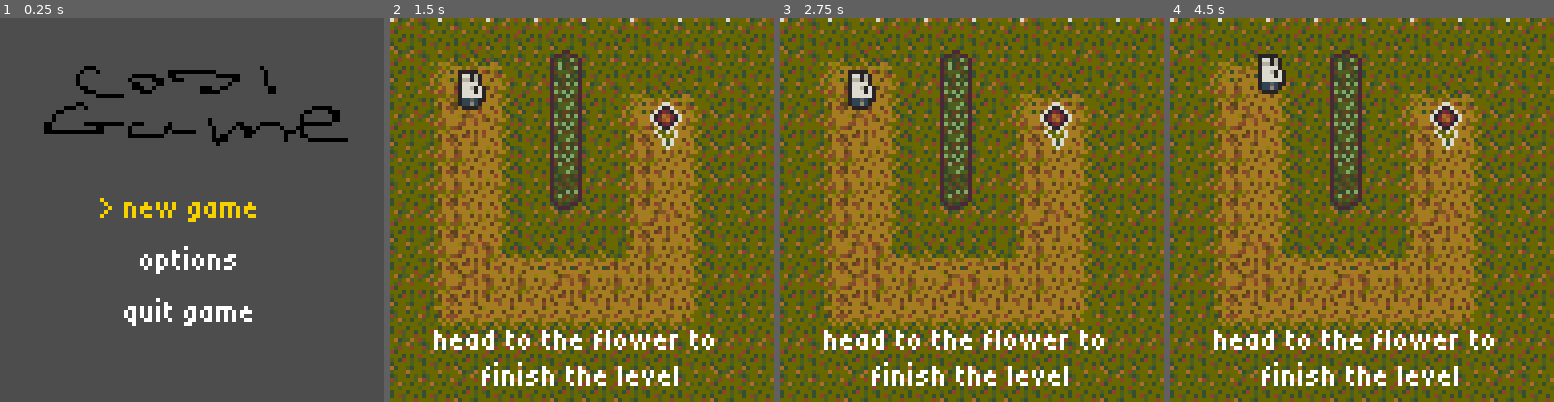
Above: before the commit, frames 1-4 (left to right).
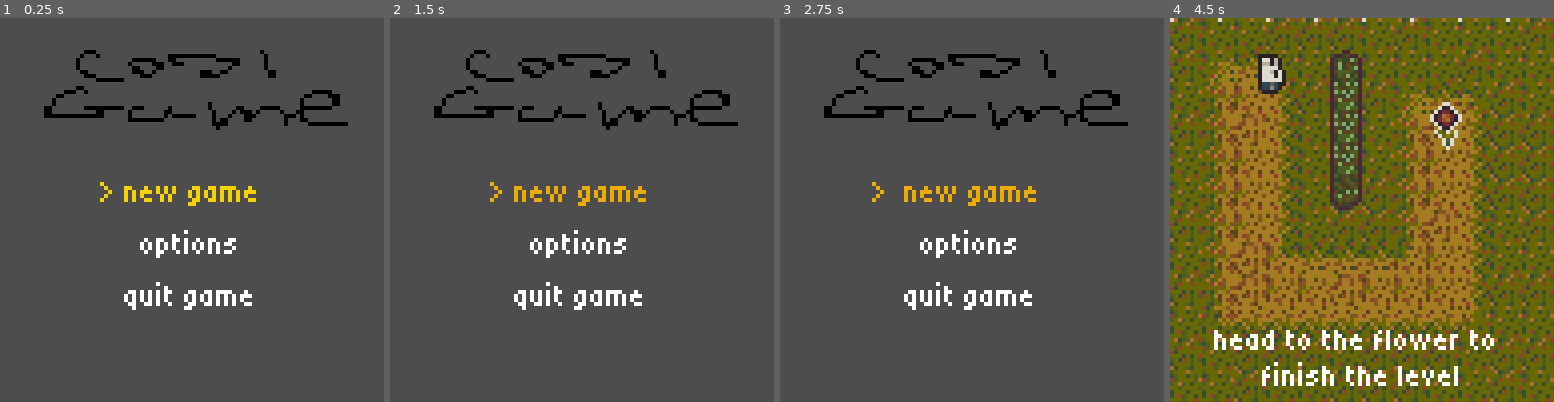
Above: after the commit, the same moments.

Repository: Someone68/cozyfall
Game: Godot game, scene res://scenes/main_menu.tscn
The game is run twice, just before and just after one commit, with the same random seed, the same clock (stepped at 60 frames per second) and the same inputs.
Inputs (mouse positions are in pixels of both pictures, inside the frame that each line leads up to):
- Up to frame 1 (0.25 s): no input
- Up to frame 2 (1.5 s): click "options" at 0.5 s; click "> new game" at 1.25 s
- Up to frame 3 (2.75 s): click (972, 190) at 2 s, where only the run after the commit has a clickable "> new game"
- Up to frame 4 (4.5 s): click (1362, 190) at 2.75 s, where only the run after the commit has a clickable "> new game"; click (1362, 190) at 3.5 s, where only the run after the commit has a clickable "> new game"; tap Enter (ui_accept) at 4.25 s; hold Right (ui_right) from 4.28 s (still down); hold Z (tunnel) from 4.28 s (still down)

The runs differ from the first frame. In frame 1, 8.1% of the frame differs, in the area x 11-91%, y 8-81%; in frame 2, 100%, in the area x 0-100%, y 0-100%; in frame 3, 100%; in frame 4, nothing differs.

Commit message:
add warning screen when new game

Diff:
--- a/scenes/levels/level2.tscn
+++ b/scenes/levels/level2.tscn
@@ -43,6 +43,6 @@
 offset_bottom = 99.0
 theme = ExtResource("5_d5djh")
 theme_override_constants/line_spacing = 0
-text = "click the button to
+text = "step on the button to
 open the door"
 horizontal_alignment = 1
--- a/scenes/levels/level3.tscn
+++ b/scenes/levels/level3.tscn
@@ -23,10 +23,10 @@
 horizontal_alignment = 1
 
 [node name="Label2" type="Label" parent="Floor" index="1" unique_id=278540677]
-offset_left = 33.0
-offset_top = 77.0
-offset_right = 96.0
-offset_bottom = 100.0
+offset_left = 34.0
+offset_top = 76.0
+offset_right = 97.0
+offset_bottom = 99.0
 theme = ExtResource("2_f5jb5")
 theme_override_constants/line_spacing = 0
 text = "if you're too cold,
--- a/scenes/main_menu.tscn
+++ b/scenes/main_menu.tscn
@@ -3,9 +3,19 @@
 [ext_resource type="Theme" uid="uid://cdv0csb0dp43j" path="res://themes/menu_theme.tres" id="1_wu84c"]
 [ext_resource type="Texture2D" uid="uid://c6ce7gf36vi3j" path="res://sprites/title_placeholder.png" id="2_bqqt6"]
 [ext_resource type="Script" uid="uid://dofm4sk6amm4w" path="res://scripts/main_menu.gd" id="2_wu84c"]
+[ext_resource type="PackedScene" uid="uid://benrrbluvikv8" path="res://scenes/warn.tscn" id="3_8ln24"]
 [ext_resource type="PackedScene" uid="uid://b3ywq4cn53b52" path="res://scenes/select_menu.tscn" id="4_wu84c"]
 
-[node name="MainMenu" type="MarginContainer" unique_id=1471543239]
+[node name="Control" type="Control" unique_id=1926708940]
+layout_mode = 3
+anchors_preset = 0
+offset_right = 96.0
+offset_bottom = 96.0
+script = ExtResource("2_wu84c")
+WARN_SCREEN = ExtResource("3_8ln24")
+
+[node name="MainMenu" type="MarginContainer" parent="." unique_id=1471543239]
+layout_mode = 1
 anchors_preset = 15
 anchor_right = 1.0
 anchor_bottom = 1.0
@@ -13,48 +23,47 @@
 grow_vertical = 2
 theme = ExtResource("1_wu84c")
 theme_override_constants/margin_left = 15
-theme_override_constants/margin_top = 10
+theme_override_constants/margin_top = 6
 theme_override_constants/margin_right = 15
 theme_override_constants/margin_bottom = 8
-script = ExtResource("2_wu84c")
 
-[node name="VBoxContainer" type="VBoxContainer" parent="." unique_id=908047947]
+[node name="VBoxContainer" type="VBoxContainer" parent="MainMenu" unique_id=908047947]
 layout_mode = 2
 theme_override_constants/separation = 9
 
-[node name="TextureRect" type="TextureRect" parent="VBoxContainer" unique_id=463689465]
+[node name="TextureRect" type="TextureRect" parent="MainMenu/VBoxContainer" unique_id=463689465]
 layout_mode = 2
 texture = ExtResource("2_bqqt6")
 
-[node name="MarginContainer" type="MarginContainer" parent="VBoxContainer" unique_id=1859941748]
+[node name="MarginContainer" type="MarginContainer" parent="MainMenu/VBoxContainer" unique_id=1859941748]
 layout_mode = 2
 theme_override_constants/margin_left = 14
 theme_override_constants/margin_right = 14
 
-[node name="SelectMenu" parent="VBoxContainer/MarginContainer" unique_id=647501129 instance=ExtResource("4_wu84c")]
+[node name="SelectMenu" parent="MainMenu/VBoxContainer/MarginContainer" unique_id=647501129 instance=ExtResource("4_wu84c")]
 layout_mode = 2
 
-[node name="Continue" type="Button" parent="VBoxContainer/MarginContainer/SelectMenu" unique_id=615869429]
+[node name="Continue" type="Button" parent="MainMenu/VBoxContainer/MarginContainer/SelectMenu" unique_id=615869429]
 layout_mode = 2
 text = "continue"
 flat = true
 
-[node name="NewGame" type="Button" parent="VBoxContainer/MarginContainer/SelectMenu" unique_id=1531426439]
+[node name="NewGame" type="Button" parent="MainMenu/VBoxContainer/MarginContainer/SelectMenu" unique_id=1531426439]
 layout_mode = 2
 text = "new game"
 flat = true
 
-[node name="Options" type="Button" parent="VBoxContainer/MarginContainer/SelectMenu" unique_id=578380013]
+[node name="Options" type="Button" parent="MainMenu/VBoxContainer/MarginContainer/SelectMenu" unique_id=578380013]
 layout_mode = 2
 text = "options"
 flat = true
 
-[node name="Quit" type="Button" parent="VBoxContainer/MarginContainer/SelectMenu" unique_id=1581533968]
+[node name="Quit" type="Button" parent="MainMenu/VBoxContainer/MarginContainer/SelectMenu" unique_id=1581533968]
 layout_mode = 2
 text = "quit game"
 flat = true
 
-[connection signal="item_selected" from="VBoxContainer/MarginContainer/SelectMenu" to="." method="_on_select_menu_item_selected"]
-[connection signal="pressed" from="VBoxContainer/MarginContainer/SelectMenu/Continue" to="." method="_on_continue_pressed"]
-[connection signal="pressed" from="VBoxContainer/MarginContainer/SelectMenu/NewGame" to="." method="_on_start_pressed"]
-[connection signal="pressed" from="VBoxContainer/MarginContainer/SelectMenu/Quit" to="." method="_on_quit_pressed"]
+[connection signal="item_selected" from="MainMenu/VBoxContainer/MarginContainer/SelectMenu" to="." method="_on_select_menu_item_selected"]
+[connection signal="pressed" from="MainMenu/VBoxContainer/MarginContainer/SelectMenu/Continue" to="MainMenu" method="_on_continue_pressed"]
+[connection signal="pressed" from="MainMenu/VBoxContainer/MarginContainer/SelectMenu/NewGame" to="MainMenu" method="_on_start_pressed"]
+[connection signal="pressed" from="MainMenu/VBoxContainer/MarginContainer/SelectMenu/Quit" to="MainMenu" method="_on_quit_pressed"]
--- a/scripts/main_menu.gd
+++ b/scripts/main_menu.gd
@@ -1,9 +1,19 @@
-extends MarginContainer
+extends Control
+
+@export var WARN_SCREEN: PackedScene
 
 func _ready() -> void:
-	if (Settings.level == 1):
-		$VBoxContainer/MarginContainer/SelectMenu/Continue.visible = false
-		$VBoxContainer/MarginContainer/SelectMenu.refresh()
+	if Settings.level == 1:
+		$MainMenu/VBoxContainer/MarginContainer/SelectMenu/Continue.visible = false
+		$MainMenu/VBoxContainer/MarginContainer/SelectMenu.refresh()
+
+func show_warning(action: String) -> void:
+	#process_mode = Node.PROCESS_MODE_PAUSABLE
+	var loaded_warn_screen = WARN_SCREEN.instantiate()
+	loaded_warn_screen.warning_action = action
+	loaded_warn_screen.warning_text = """You will lose all
+	your progress!"""
+	add_child(loaded_warn_screen)
 
 func _on_select_menu_item_selected(_index: int, item: Control) -> void:
 	match item.name:
@@ -14,16 +24,16 @@
 		"Quit":
 			_on_quit_pressed()
 
-
 func _on_start_pressed() -> void:
-	Settings.level = 1
-	Settings.save()
-	Gamemgr.load_current_level()
-
+	if Settings.level == 1:
+		Settings.level = 1
+		Settings.save()
+		Gamemgr.load_current_level()
+	else:
+		show_warning("newgame")
 
 func _on_quit_pressed() -> void:
 	get_tree().quit()
 
-
 func _on_continue_pressed() -> void:
 	Gamemgr.load_current_level()
--- a/scripts/warn.gd
+++ b/scripts/warn.gd
@@ -1,6 +1,11 @@
 extends Control
 
 var warning_action: String
+var warning_text := """You will lose your
+progress for this level!"""
+
+func _ready() -> void:
+	$MarginContainer/MarginContainer/VBoxContainer/VBoxContainer/WarningInfo.text = warning_text
 
 func _on_select_menu_item_selected(index: int, item: Control) -> void:
 	match item.name:
@@ -17,6 +22,10 @@
 			get_tree().reload_current_scene()
 		"quit":
 			get_tree().change_scene_to_file("res://scenes/main_menu.tscn")
+		"newgame":
+			Settings.level = 1
+			Settings.save()
+			Gamemgr.load_current_level()
 
 func _on_go_back_pressed() -> void:
 	get_parent().process_mode = Node.PROCESS_MODE_ALWAYS
Not shown: 1 places in scenes/warn.tscn that only renumber resources
